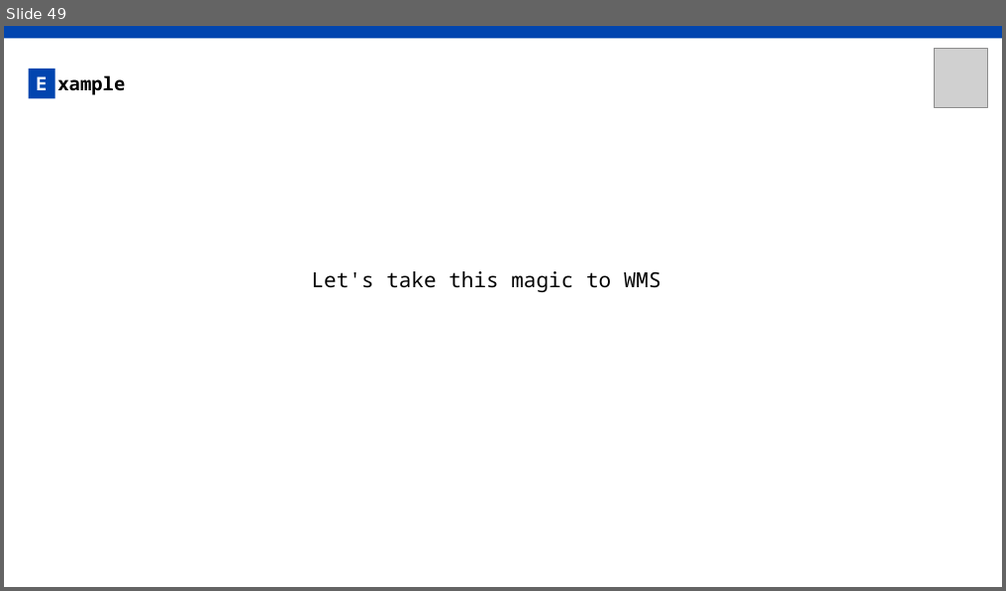
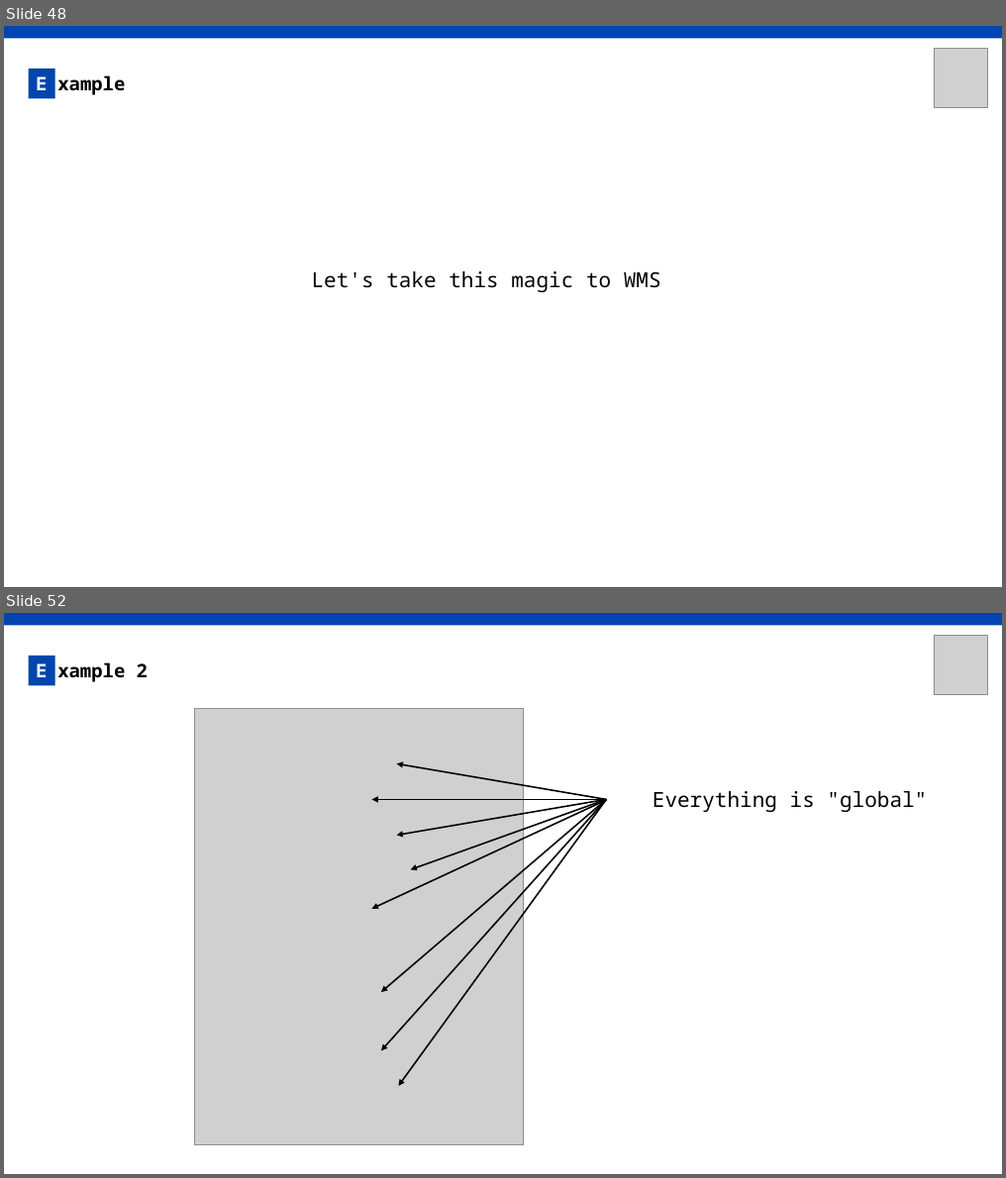
Before and after one commit to AxelPauwels/SEM-BIO, a slide deck: presentation/SEM&BIO.pptx. Shown one above the other, each under a label of ours: slide 49 before the commit, slides 48 and 52 after it; the slides between them are not shown. The pictures are 1006x591 and 1006x1178 pixels, drawn with LibreOffice and Linux fonts; fonts in the diff are those of the drawing; grey boxes stand for pictures. Boxes give left, top, right and bottom in pixels: in the first picture for what was removed or moved away, otherwise in the second. Text is boxed around its words. In the diff, an @@ line names an element or a change of style, - is before the commit and + after.

```diff
--- a/presentation/SEM&BIO.pptx
+++ b/presentation/SEM&BIO.pptx
@@ slide 52 added at bbox=[4, 613, 1002, 1174], background #FFFFFF @@
@@ rectangle added at bbox=[4, 613, 1002, 626], fill #0145AF @@
@@ picture added at bbox=[934, 635, 988, 694] @@
@@ rectangle added at bbox=[29, 656, 55, 685], fill #0145AF, 18 pt, text #FFFFFF, bold @@
+E
@@ text added at bbox=[57, 663, 148, 682], 18 pt, text #000000, bold @@
+xample 2
@@ picture added at bbox=[195, 709, 523, 1146] @@
@@ arrow added from (607, 799) to (397, 764), #000000 1.5 pt @@
@@ arrow added from (607, 799) to (371, 799), #000000 1.5 pt @@
@@ arrow added from (607, 800) to (371, 909), #000000 1.5 pt @@
@@ arrow added from (607, 799) to (381, 992), #000000 1.5 pt @@
@@ arrow added from (607, 799) to (381, 1051), #000000 1.5 pt @@
@@ arrow added from (607, 799) to (397, 836), #000000 1.5 pt @@
@@ arrow added from (607, 799) to (399, 1086), #000000 1.5 pt @@
@@ arrow added from (607, 799) to (411, 869), #000000 1.5 pt @@
@@ text added at bbox=[652, 791, 927, 812], 20 pt, text #000000 @@
+Everything is "global"
@@ what was slide 49 is now slide 48 @@
```
Also in this commit, not shown: 2 slides changed, 14 other slides added, 1 slide removed.
